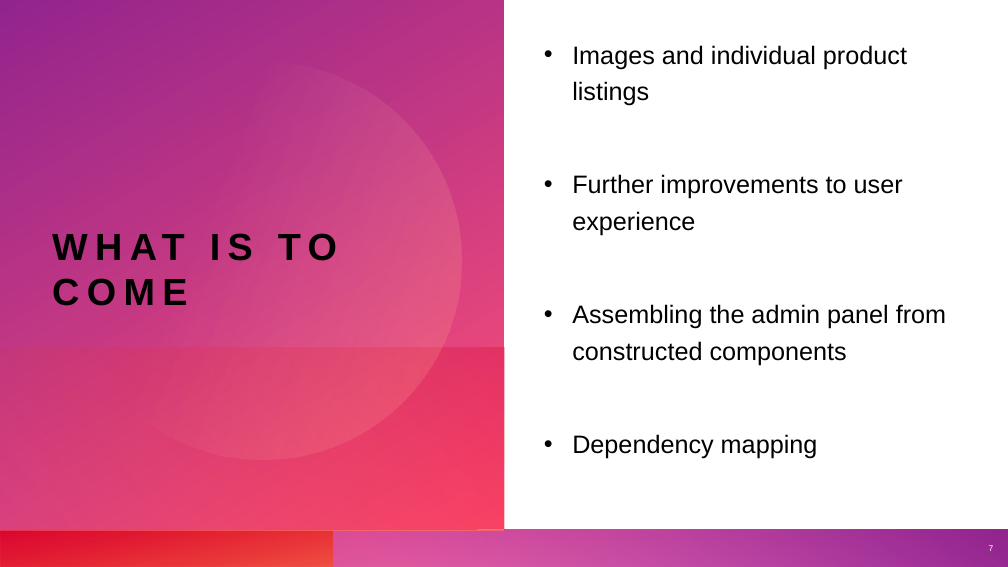
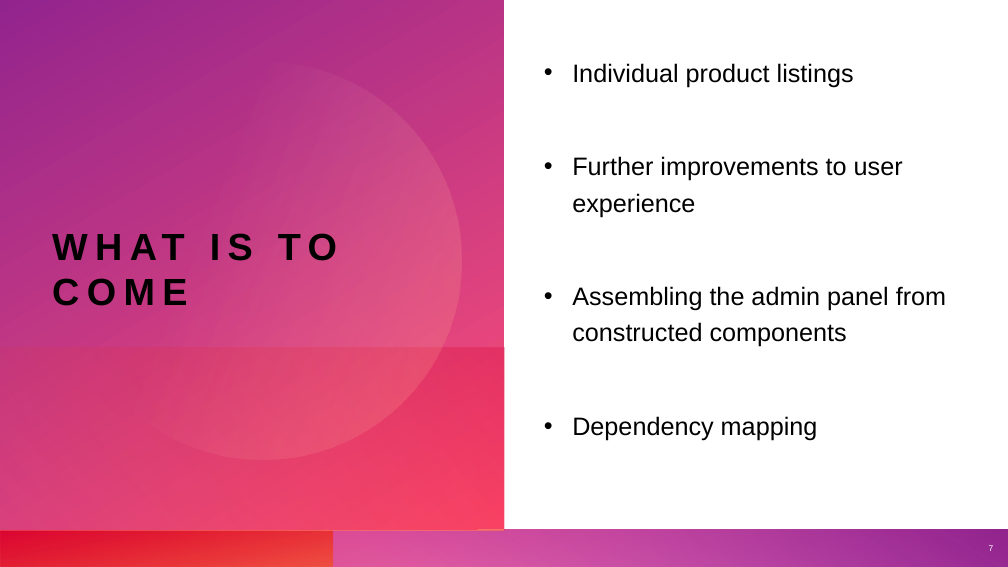
Before and after one commit to cart7982/CaravanSeraiCS360, a slide deck: slide 7 of Presentations/Caravanserai - Phase 3.pptx. Drawn at 1008x567 pixels with LibreOffice and Linux fonts; fonts in the diff are those of the drawing. Boxes give left, top, right and bottom in pixels: in the first picture for what was removed or moved away, otherwise in the second. Text is boxed around its words. In the diff, an @@ line names an element or a change of style, - is before the commit and + after.

```diff
--- a/Presentations/Caravanserai - Phase 3.pptx
+++ b/Presentations/Caravanserai - Phase 3.pptx
@@ text at <box>572,63,854,87</box>: text changed @@
-• Images and individual product listings
+• Individual product listings
```
Also in this commit, not shown: 2 other slides changed, 1 other file.
